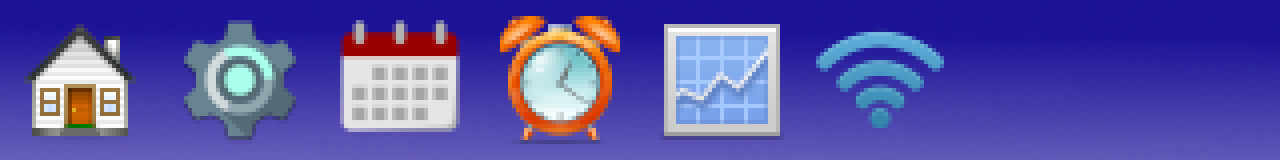
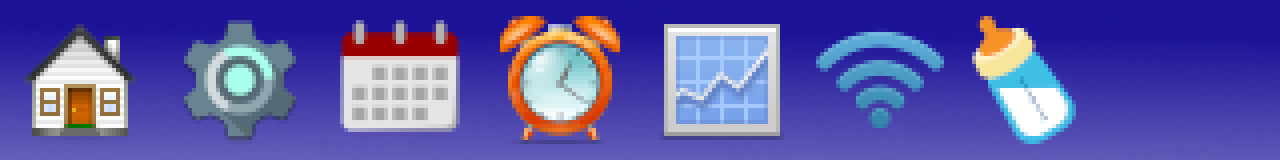
Layer changes from the first w=1280, h=160 image to the second:
added layer "Pasted Layer" above "Layer" over (x1=972, y1=16, x2=1076, y2=144)
